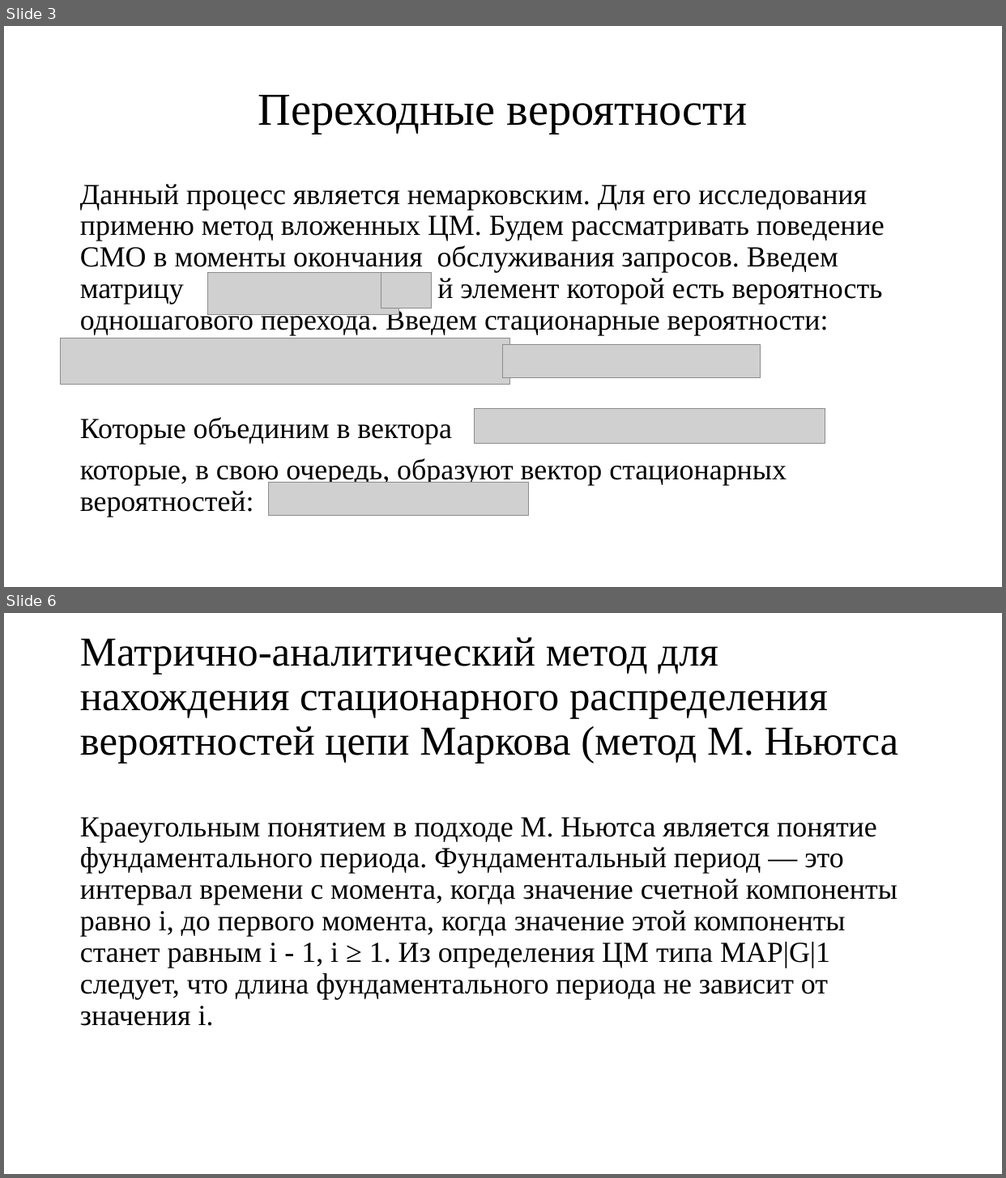
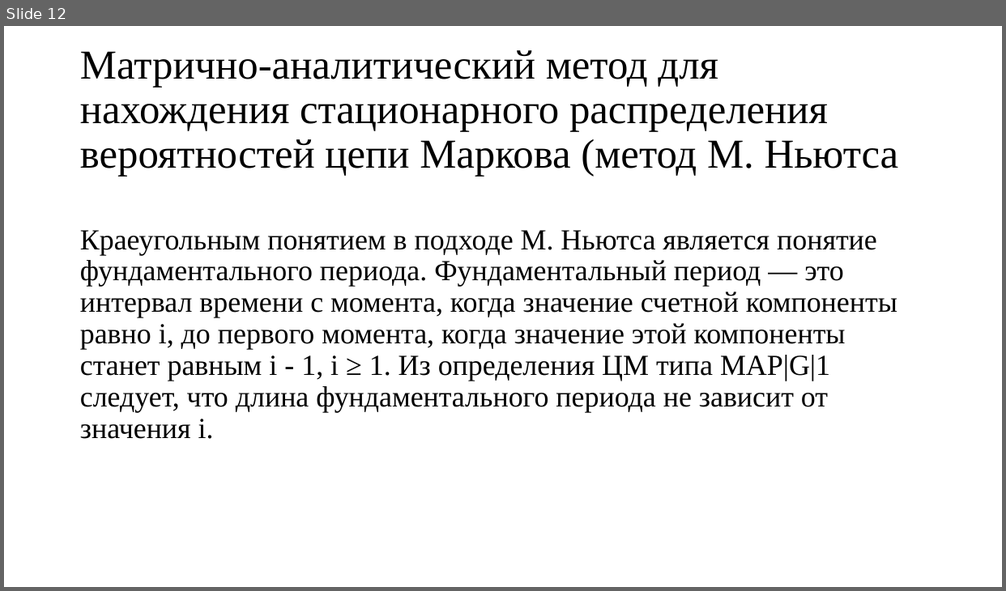
Before and after one commit to san4ezgig/Course-work, a slide deck: Предзащита/Исследование системы MAP.pptx. Shown one above the other, each under a label of ours: slides 3 and 6 before the commit, slide 12 after it; the slides between them are not shown. The pictures are 1006x1178 and 1006x591 pixels, drawn with LibreOffice and Linux fonts; fonts in the diff are those of the drawing; grey boxes stand for pictures. Boxes give left, top, right and bottom in pixels: in the first picture for what was removed or moved away, otherwise in the second. Text is boxed around its words. In the diff, an @@ line names an element or a change of style, - is before the commit and + after.

```diff
--- a/Предзащита/Исследование системы MAP.pptx
+++ b/Предзащита/Исследование системы MAP.pptx
@@ slide 3 removed at <box>4,26,1002,587</box>, background #FFFFFF @@
@@ title removed at <box>258,95,748,134</box> @@
-Переходные вероятности
@@ text removed at <box>80,184,884,517</box> @@
-Данный процесс является немарковским. Для его исследования применю метод вложенных ЦМ. Будем рассматривать поведение СМО в моменты окончания обслуживания запросов. Введем матрицу й элемент которой есть вероятность одношагового перехода. Введем стационарные вероятности:
-Которые объединим в вектора
-которые, в свою очередь, образуют вектор стационарных вероятностей:
@@ picture removed at <box>207,273,398,315</box> @@
@@ picture removed at <box>381,273,432,308</box> @@
@@ picture removed at <box>61,339,510,385</box> @@
@@ picture removed at <box>503,345,760,378</box> @@
@@ picture removed at <box>475,408,826,444</box> @@
@@ picture removed at <box>268,483,529,515</box> @@
@@ what was slide 6 is now slide 12 @@
```
Also in this commit, not shown: 5 slides changed, 10 slides added, 1 other slide removed, 13 other files.
